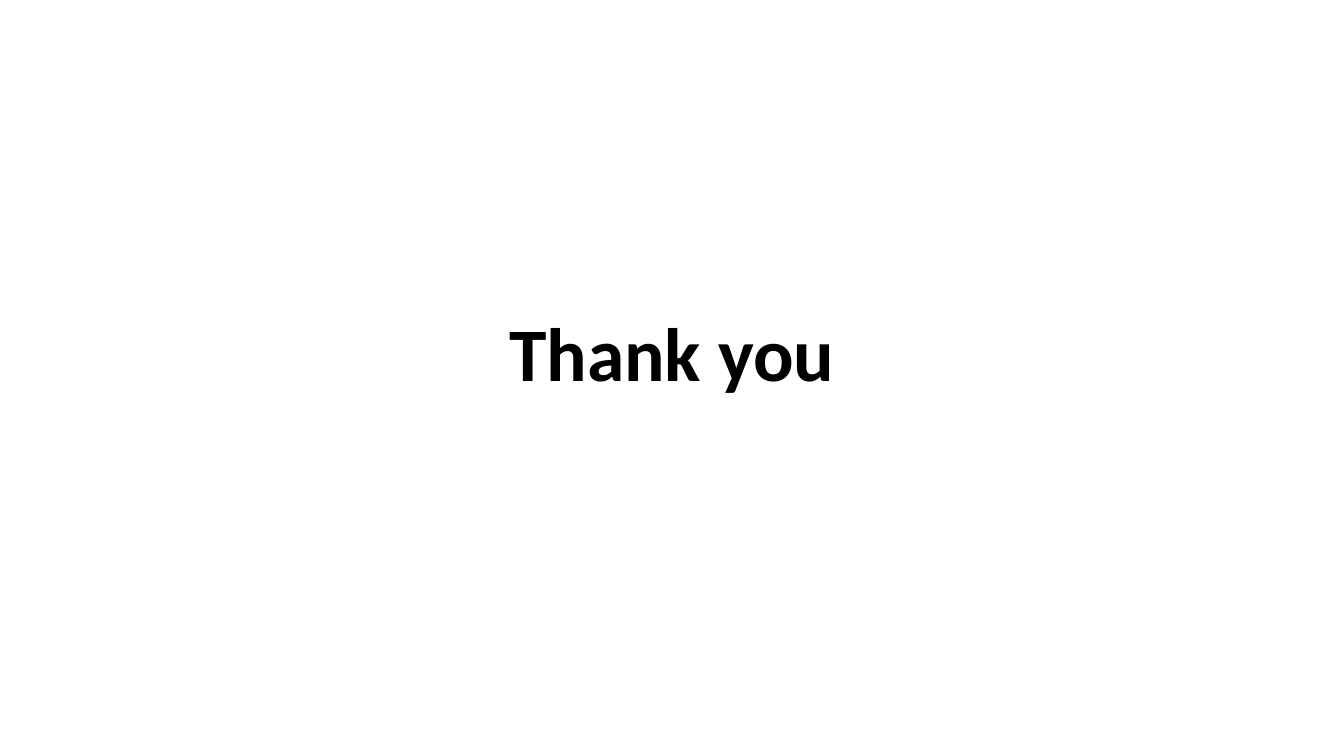
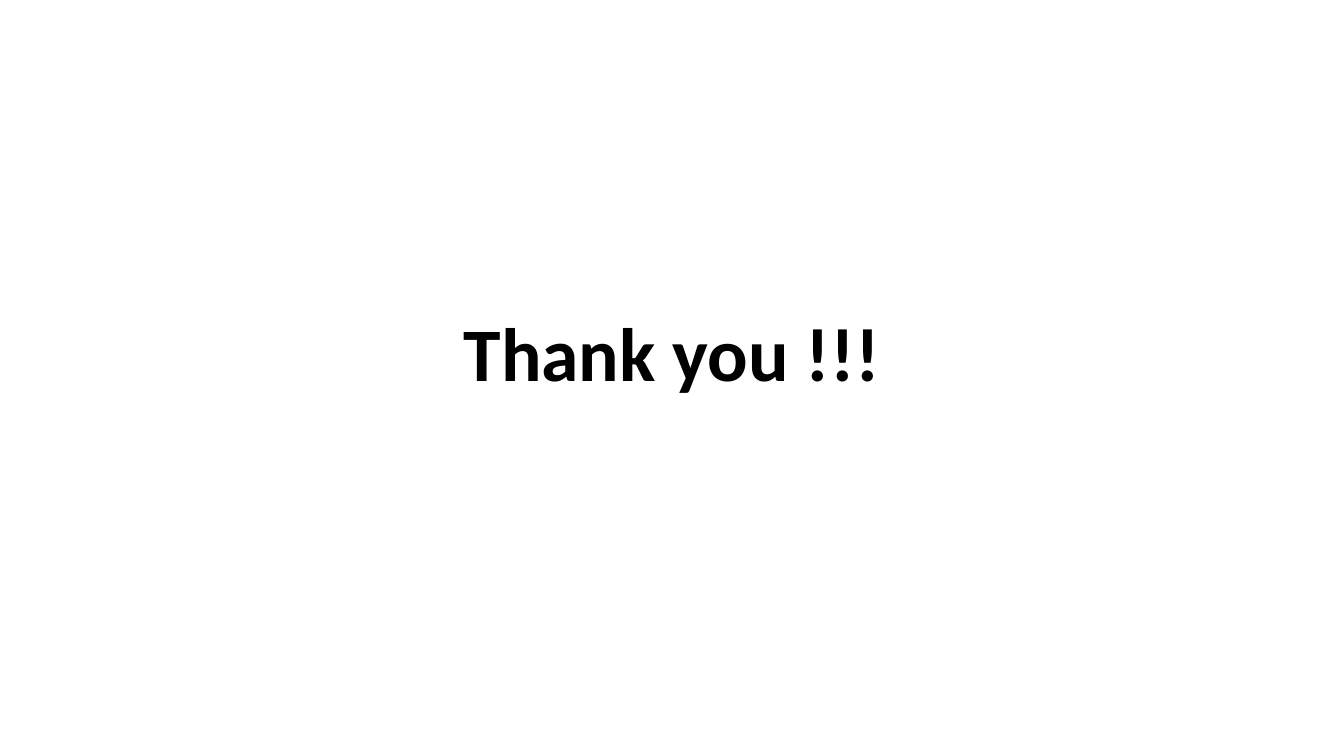
Before and after one commit to asing472/Great_Outdoor_Group_B, a slide deck: slide 49 of Presentation/GroupB.pptx (slide 32 before the commit). Drawn at 1344x756 pixels with LibreOffice and Linux fonts; fonts in the diff are those of the drawing. Boxes give left, top, right and bottom in pixels: in the first picture for what was removed or moved away, otherwise in the second. Text is boxed around its words. In the diff, an @@ line names an element or a change of style, - is before the commit and + after.

```diff
--- a/Presentation/GroupB.pptx
+++ b/Presentation/GroupB.pptx
@@ title at <box>464,328,789,393</box>: text changed @@
-Thank you
+Thank you !!!
```
Also in this commit, not shown: 12 other slides changed, 32 slides added, 15 slides removed.
